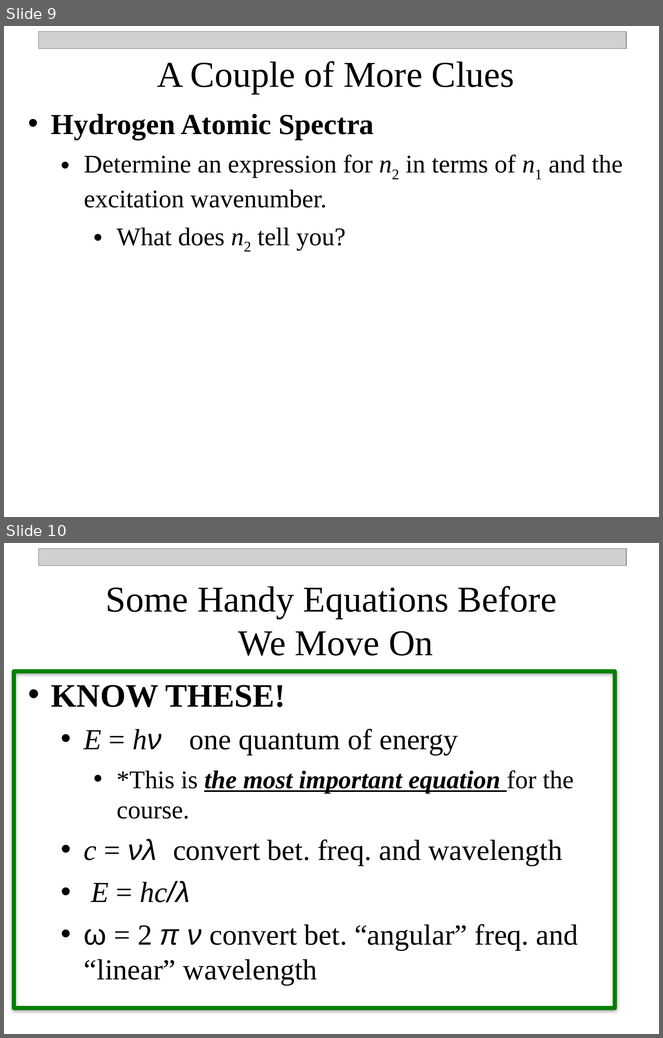
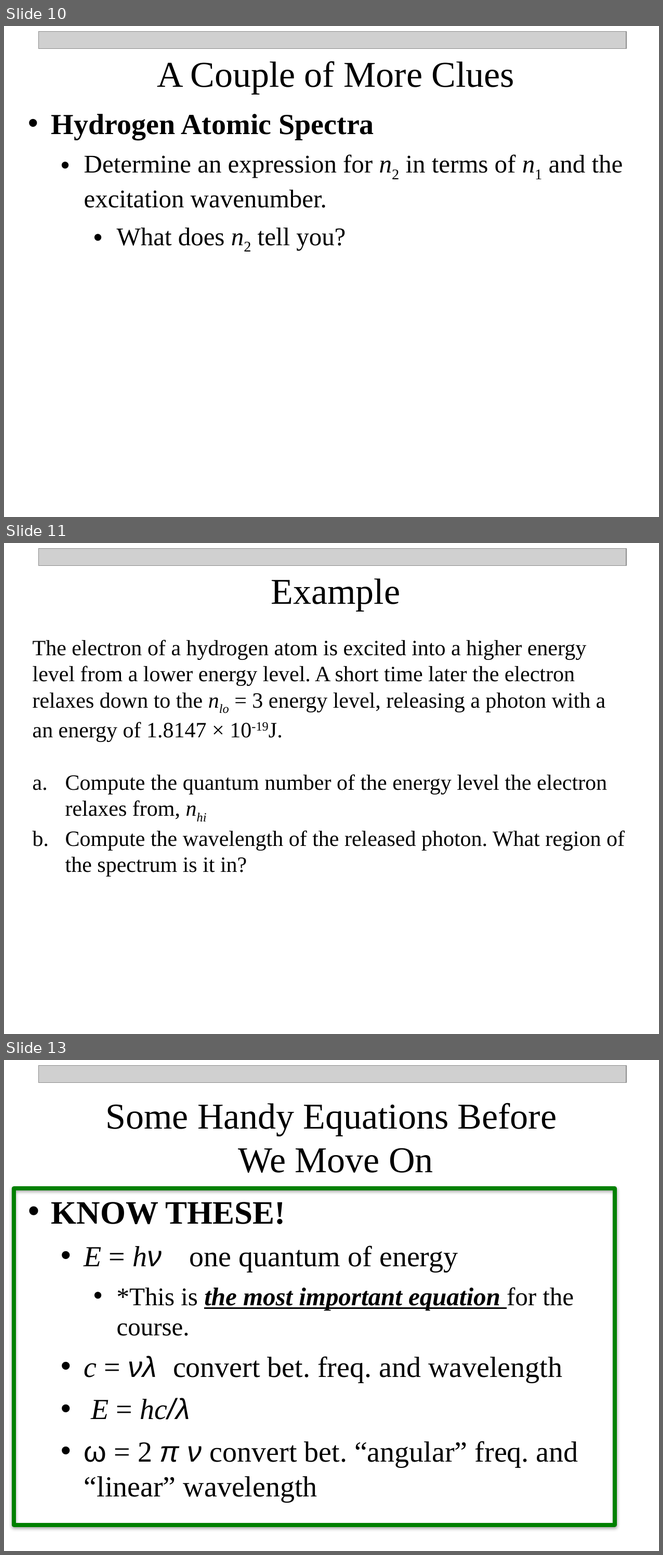
Before and after one commit to npetraco/CHE302, a slide deck: Notes/3_Quantum_TheoryII.pptx. Shown one above the other, each under a label of ours: slides 9 and 10 before the commit, slides 10, 11 and 13 after it; the slides between them are not shown. The pictures are 663x1038 and 663x1555 pixels, drawn with LibreOffice and Linux fonts; fonts in the diff are those of the drawing; grey boxes stand for pictures. Boxes give left, top, right and bottom in pixels: in the first picture for what was removed or moved away, otherwise in the second. Text is boxed around its words. In the diff, an @@ line names an element or a change of style, - is before the commit and + after.

```diff
--- a/Notes/3_Quantum_TheoryII.pptx
+++ b/Notes/3_Quantum_TheoryII.pptx
@@ slide 11 added at bbox=[4, 543, 659, 1034], background #FFFFFF @@
@@ picture added at bbox=[39, 548, 626, 565] @@
@@ text added at bbox=[271, 578, 400, 611], 40 pt, text #000000 @@
+Example
@@ text added at bbox=[33, 640, 625, 877], 24 pt, text #000000 @@
+The electron of a hydrogen atom is excited into a higher energy level from a lower energy level. A short time later the electron relaxes down to the nlo = 3 energy level, releasing a photon with a an energy of 1.8147 × 10-19J.
+a. Compute the quantum number of the energy level the electron relaxes from, nhi
+b. Compute the wavelength of the released photon. What region of the spectrum is it in?
@@ what was slide 9 is now slide 10 @@
@@ what was slide 10 is now slide 13 @@
```
Also in this commit, not shown: 3 other slides added, 4 other files.
